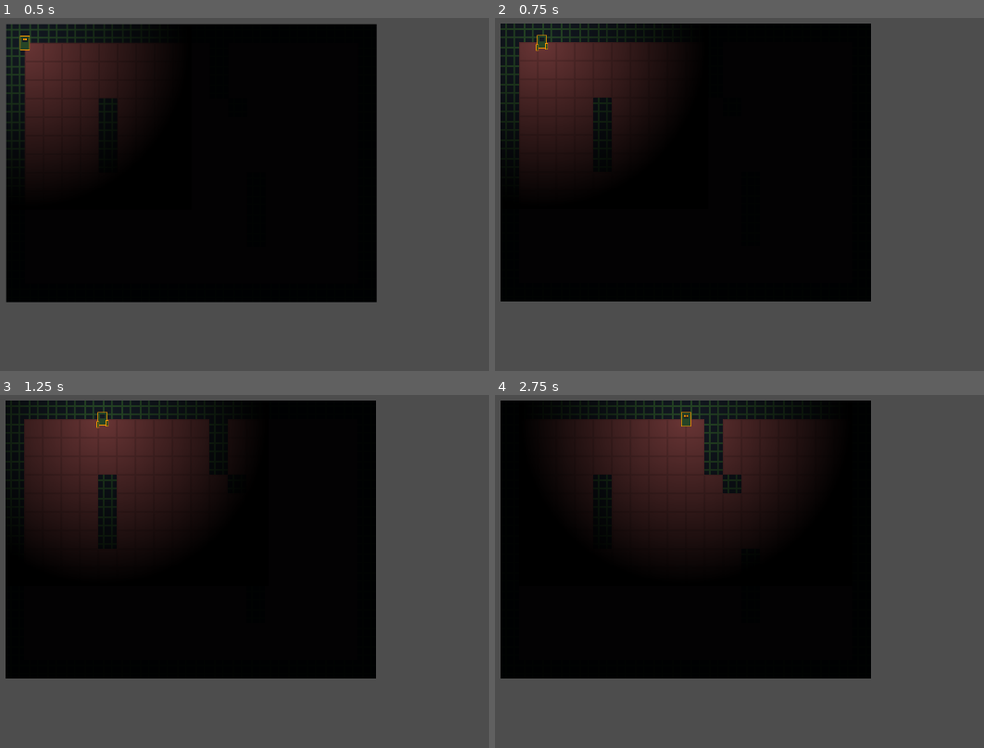
Above: before the commit, frames 1-4 (two rows, left to right).
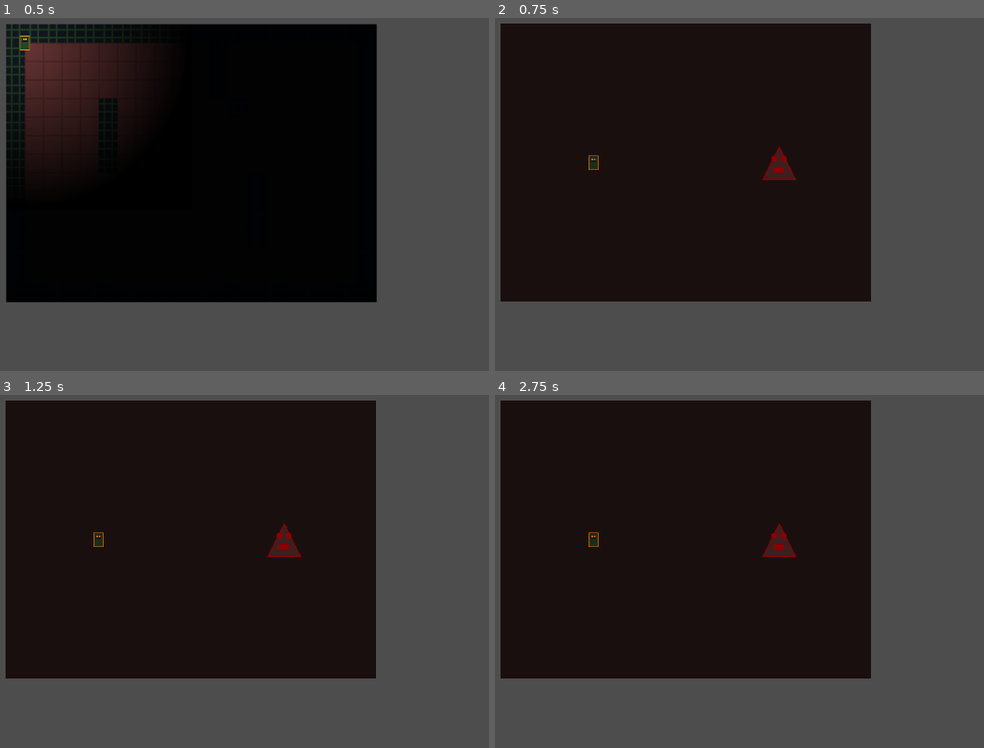
Above: after the commit, the same moments.

Repository: baltazarparra/darkgrid
Game: Godot game, scene res://scenes/exploration/exploration.tscn
The game is run twice, just before and just after one commit, with the same random seed, the same clock (stepped at 60 frames per second) and the same inputs.
Inputs (mouse positions are in pixels of both pictures, inside the frame that each line leads up to):
- Up to frame 1 (0.5 s): no input
- Up to frame 2 (0.75 s): tap Enter (ui_accept) at 0.5 s; move the mouse to (847, 141) at 0.52 s; hold Right (ui_right) from 0.53 s (still down); hold Enter (ui_accept) from 0.53 s (still down); click (847, 141) at 0.67 s
- Up to frame 3 (1.25 s): keep holding Right (ui_right); keep holding Enter (ui_accept)
- Up to frame 4 (2.75 s): release Right (ui_right) at 1.25 s; release Enter (ui_accept) at 1.25 s; drag from (539, 560) to (646, 624) at 1.27 s; tap Enter (ui_accept) at 2 s; move the mouse to (759, 447) at 2.02 s; hold Right (ui_right) from 2.03 s (still down); hold Enter (ui_accept) from 2.03 s (still down); tap Alt at 2.1 s

Frame 1 is identical in both runs. In frame 2, 20% of the frame differs, in the area x 1-77%, y 1-81%; in frame 3, 21%; in frame 4, 25%.

Commit message:
fase-2-wave-2: arena scene, caipora combat, arena manager, scene transition

Diff:
--- /dev/null
+++ b/scenes/arena/arena.tscn
@@ -0,0 +1,26 @@
+[gd_scene load_steps=6 format=3 uid="uid://arena_main"]
+
+[ext_resource type="Script" path="res://scripts/arena/arena_manager.gd" id="1_manager"]
+[ext_resource type="PackedScene" path="res://scenes/arena/caipora_combat.tscn" id="2_caipora"]
+[ext_resource type="PackedScene" path="res://scenes/arena/criatura.tscn" id="3_criatura"]
+[ext_resource type="Script" path="res://scripts/systems/timing_system.gd" id="4_timing"]
+[ext_resource type="Script" path="res://scripts/systems/feedback_system.gd" id="5_feedback"]
+
+[node name="Arena" type="Node2D"]
+script = ExtResource("1_manager")
+caipora_combat_scene = ExtResource("2_caipora")
+criatura_scene = ExtResource("3_criatura")
+
+[node name="Background" type="ColorRect" parent="."]
+offset_right = 640.0
+offset_bottom = 480.0
+color = Color(0.102, 0.059, 0.059, 1)
+
+[node name="Camera2D" type="Camera2D" parent="."]
+position = Vector2(320, 240)
+
+[node name="TimingSystem" type="Node" parent="."]
+script = ExtResource("4_timing")
+
+[node name="FeedbackSystem" type="Node" parent="."]
+script = ExtResource("5_feedback")
--- /dev/null
+++ b/scenes/arena/caipora_combat.tscn
@@ -0,0 +1,24 @@
+[gd_scene load_steps=5 format=3 uid="uid://caipora_combat"]
+
+[ext_resource type="Script" path="res://scripts/entities/combat_actor.gd" id="1_script"]
+[ext_resource type="SpriteFrames" path="res://assets/sprites/caipora_sprite_frames.tres" id="2_frames"]
+[ext_resource type="Script" path="res://scripts/shared/health_component.gd" id="3_health"]
+
+[sub_resource type="RectangleShape2D" id="RectangleShape2D_32x32"]
+size = Vector2(32, 32)
+
+[node name="CaiporaCombat" type="CharacterBody2D"]
+script = ExtResource("1_script")
+base_attack_damage = 15
+
+[node name="AnimatedSprite2D" type="AnimatedSprite2D" parent="."]
+sprite_frames = ExtResource("2_frames")
+animation = &"idle"
+autoplay = "idle"
+
+[node name="CollisionShape2D" type="CollisionShape2D" parent="."]
+shape = SubResource("RectangleShape2D_32x32")
+
+[node name="HealthComponent" type="Node" parent="."]
+script = ExtResource("3_health")
+max_health = 100
--- /dev/null
+++ b/scenes/shared/impact_particles.tscn
@@ -0,0 +1,15 @@
+[gd_scene load_steps=2 format=3 uid="uid://impact_particles"]
+
+[node name="ImpactParticles" type="CPUParticles2D"]
+emitting = false
+amount = 12
+lifetime = 0.4
+one_shot = true
+explosiveness = 0.9
+direction = Vector2(0, -1)
+spread = 60.0
+initial_velocity_min = 50.0
+initial_velocity_max = 120.0
+scale_amount_min = 2.0
+scale_amount_max = 4.0
+color = Color(0.545, 0, 0, 1)
--- /dev/null
+++ b/scripts/arena/arena_manager.gd
@@ -0,0 +1,43 @@
+class_name ArenaManager
+extends Node2D
+
+@export var caipora_combat_scene: PackedScene
+@export var criatura_scene: PackedScene
+
+var _caipora: CombatActor
+var _criatura: CombatActor
+
+func _ready() -> void:
+    _spawn_caipora()
+    _spawn_criatura()
+    _start_combat()
+
+func _spawn_caipora() -> void:
+    if caipora_combat_scene == null:
+        push_error("ArenaManager: caipora_combat_scene não atribuído")
+        return
+    _caipora = caipora_combat_scene.instantiate()
+    _caipora.position = Vector2(160, 240)
+    add_child(_caipora)
+    _caipora.health.died.connect(_on_actor_died.bind(_caipora))
+
+func _spawn_criatura() -> void:
+    if criatura_scene == null:
+        push_error("ArenaManager: criatura_scene não atribuído")
+        return
+    _criatura = criatura_scene.instantiate()
+    _criatura.position = Vector2(480, 240)
+    add_child(_criatura)
+    _criatura.health.died.connect(_on_actor_died.bind(_criatura))
+
+func _start_combat() -> void:
+    # Inicia o ciclo de combate: Caipora ataca primeiro
+    _caipora.attack_ready.emit()
+
+func _on_actor_died(actor: CombatActor) -> void:
+    var caipora_won := actor == _criatura
+    SignalBus.arena_exited.emit(caipora_won)
+    if caipora_won:
+        GameState.change_screen(SignalBus.Screen.WIN)
+    else:
+        GameState.change_screen(SignalBus.Screen.GAME_OVER)
--- a/scripts/core/game_state.gd
+++ b/scripts/core/game_state.gd
@@ -7,6 +7,10 @@
 var current_screen: SignalBus.Screen = SignalBus.Screen.MAIN_MENU
 var is_paused: bool = false
 
+# ─── Lifecycle ─────────────────────────────────────
+func _ready() -> void:
+	SignalBus.screen_changed.connect(_on_screen_changed)
+
 # ─── Public API ────────────────────────────────────
 func change_screen(new_screen: SignalBus.Screen) -> void:
 	current_screen = new_screen
@@ -15,3 +19,11 @@
 func toggle_pause() -> void:
 	is_paused = !is_paused
 	get_tree().paused = is_paused
+
+# ─── Private ───────────────────────────────────────
+func _on_screen_changed(new_screen: SignalBus.Screen) -> void:
+	match new_screen:
+		SignalBus.Screen.ARENA:
+			get_tree().change_scene_to_file("res://scenes/arena/arena.tscn")
+		SignalBus.Screen.EXPLORATION:
+			get_tree().change_scene_to_file("res://scenes/exploration/exploration.tscn")
--- /dev/null
+++ b/scripts/systems/feedback_system.gd
@@ -0,0 +1,28 @@
+class_name FeedbackSystem
+extends Node
+
+@export var shake_intensity: float = 8.0
+@export var shake_duration: float = 0.3
+
+func trigger_screenshake(intensity: float = shake_intensity, duration: float = shake_duration) -> void:
+    var camera := get_viewport().get_camera_2d()
+    if camera == null:
+        return
+    var original_offset := camera.offset
+    var tween := create_tween()
+    tween.tween_method(_shake_camera.bind(camera), intensity, 0.0, duration)
+    tween.tween_callback(func(): camera.offset = original_offset)
+
+func _shake_camera(amount: float, camera: Camera2D) -> void:
+    camera.offset = Vector2(
+        randf_range(-amount, amount),
+        randf_range(-amount, amount)
+    )
+
+func spawn_impact_particles(position: Vector2) -> void:
+    var particles := preload("res://scenes/shared/impact_particles.tscn").instantiate()
+    particles.position = position
+    get_tree().current_scene.add_child(particles)
+    particles.restart()
+    await get_tree().create_timer(particles.lifetime + 0.1).timeout
+    particles.queue_free()
--- /dev/null
+++ b/scripts/systems/timing_system.gd
@@ -0,0 +1,42 @@
+class_name TimingSystem
+extends Node
+
+enum TimingResult { PERFECT, MISS }
+
+signal timing_result(result: TimingResult)
+
+var _is_window_open: bool = false
+var _window_progress: float = 0.0
+var _window_duration: float = 1.5
+var _perfect_start: float = 0.35
+var _perfect_end: float = 0.65
+
+func open_window(duration: float = 1.5, perfect_start: float = 0.35, perfect_end: float = 0.65) -> void:
+    _is_window_open = true
+    _window_duration = duration
+    _perfect_start = perfect_start
+    _perfect_end = perfect_end
+    _window_progress = 0.0
+
+func close_window() -> void:
+    _is_window_open = false
+
+func _process(delta: float) -> void:
+    if _is_window_open:
+        _window_progress += delta / _window_duration
+        if _window_progress >= 1.0:
+            _is_window_open = false
+            timing_result.emit(TimingResult.MISS)
+
+func _input(event: InputEvent) -> void:
+    if not _is_window_open:
+        return
+    if event.is_action_pressed("ui_accept"):
+        _evaluate_timing()
+
+func _evaluate_timing() -> void:
+    _is_window_open = false
+    if _window_progress >= _perfect_start and _window_progress <= _perfect_end:
+        timing_result.emit(TimingResult.PERFECT)
+    else:
+        timing_result.emit(TimingResult.MISS)
